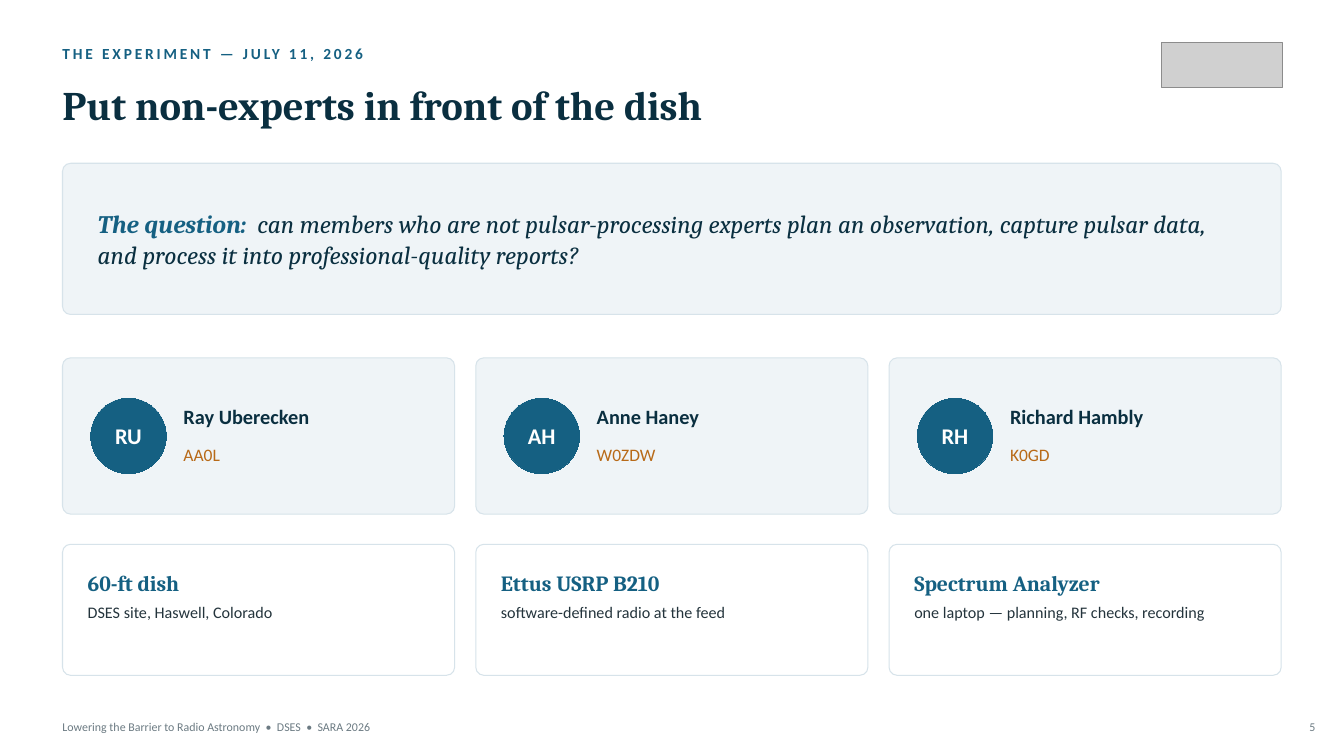
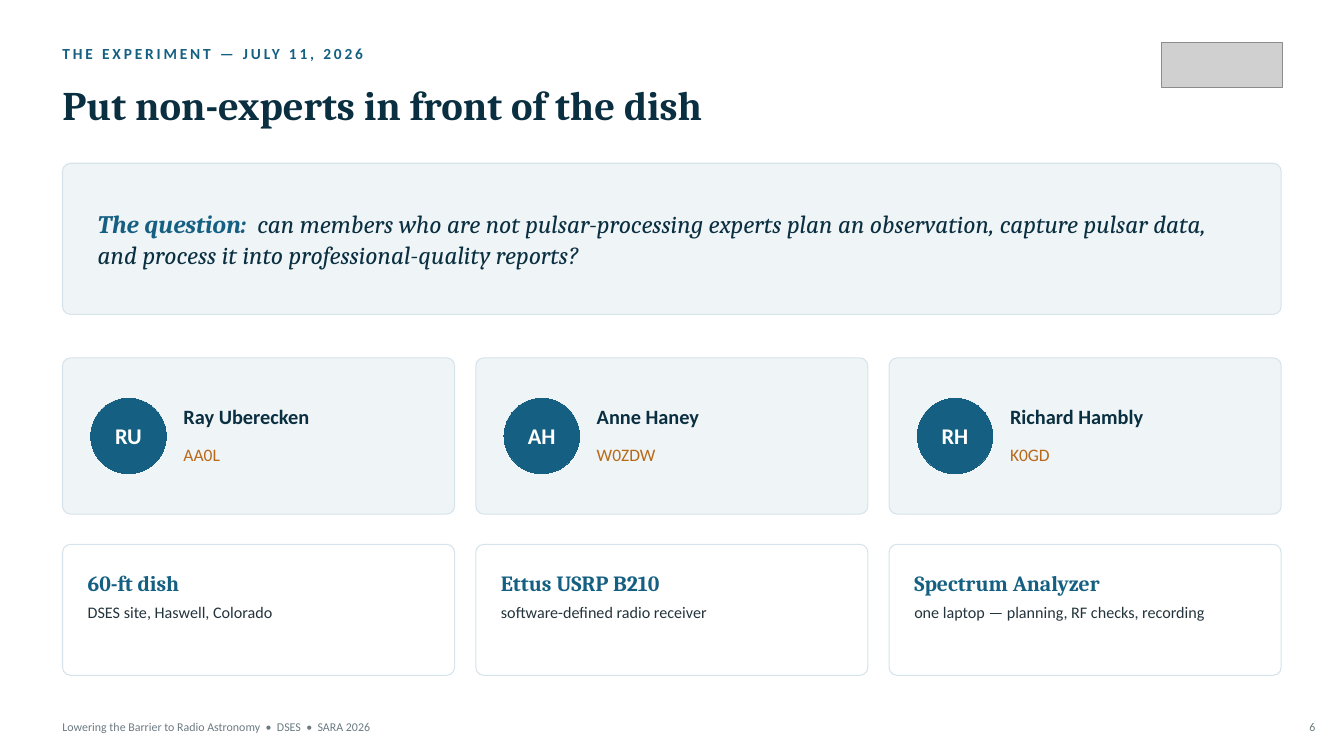
Before and after one commit to K0GD/dses-workbench, a slide deck: slide 6 of reports/sara-2026/Lowering_the_Barrier_to_Radio_Astronomy_SARA_2026.pptx (slide 5 before the commit). Drawn at 1344x756 pixels with LibreOffice and Linux fonts; fonts in the diff are those of the drawing; grey boxes stand for pictures. Boxes give left, top, right and bottom in pixels: in the first picture for what was removed or moved away, otherwise in the second. Text is boxed around its words. In the diff, an @@ line names an element or a change of style, - is before the commit and + after.

```diff
--- a/reports/sara-2026/Lowering_the_Barrier_to_Radio_Astronomy_SARA_2026.pptx
+++ b/reports/sara-2026/Lowering_the_Barrier_to_Radio_Astronomy_SARA_2026.pptx
@@ text at [501,606,707,618]: text changed @@
-software-defined radio at the feed
+software-defined radio receiver
@@ text at [1309,723,1315,731]: text changed @@
-5
+6
```
Also in this commit, not shown: 9 other slides changed, 1 slide added, 1 other file.
